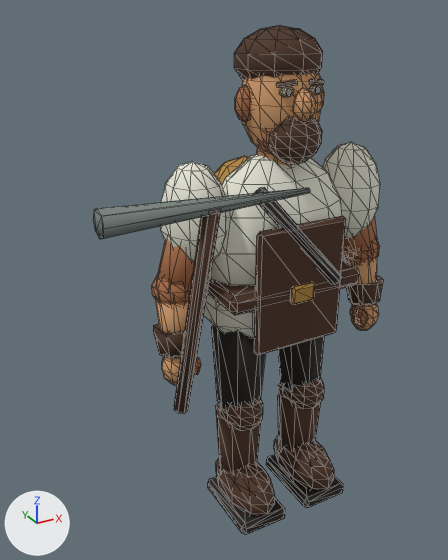
The glTF model public/assets/miner.glb as it was, and as the next commit left it.
Camera for both pictures: a 50 mm lens placed at (-1.21, -1.806, 1.929), pointed at (-0.182, 0.063, 0.994). The axes (+X, +Y, +Z) are drawn at lower left. The lights are the same throughout. The first picture is the older version. Mesh edges are drawn as thin lines. Vertices at exactly the same position are counted once.

Before the edit, the objects in view are built like this:
```python
me_sphere = bpy.data.meshes.new('Sphere')
me_sphere.from_pydata(...)  # 1714 vertices, 3240 faces; spans x -0.76..0.51, y -0.36..0.37, z 0.01..1.88
# faces by material slot: [528, 2712]
me_sphere.materials.append(mat_team_cloth)  # picture img_tabletop_palette
me_sphere.materials.append(mat_painted_palette)  # picture img_tabletop_palette
ob_miner_painted_model = bpy.data.objects.new('Miner painted model', me_sphere)
ob_miner_painted_model.location = (0.0, 0.0, 0.0)
```
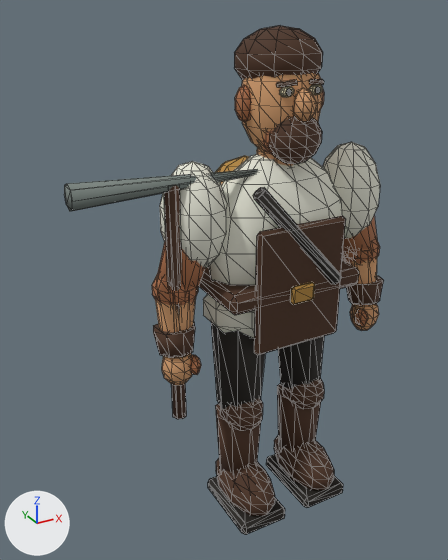
Where the change shows, as pixel boxes (x1, y1, x2, y2) in the pictures (448 x 560 px; the box of a moved part takes in the faces that stretch with it):
'Miner painted model', reshaped (10% wider): before (93, 26, 384, 534); after (64, 26, 384, 534)
part 1 of me_sphere, added (brown): after (164, 185, 186, 419)
part 2 of me_sphere, moved or reshaped: before (93, 188, 310, 239); after (64, 169, 258, 211)
part 3 of me_sphere, deleted: before (174, 210, 221, 414)

Patch to the scene script:
```diff
--- a/public/assets/miner.glb.py
+++ b/public/assets/miner.glb.py
@@ me_sphere @@
 # used by ob_miner_painted_model
-me_sphere.from_pydata(...)  # 1714 vertices, 3240 faces; spans x -0.76..0.51, y -0.36..0.37, z 0.01..1.88
+me_sphere.from_pydata(...)  # 1714 vertices, 3240 faces; spans x -0.76..0.51, y -0.24..0.37, z 0.01..1.88
+# me_sphere part 1: a new loose piece, an 8-sided cylinder along z spanning x -0.457..-0.403, y -0.072..-0.018, z 0.54..1.42, in mat_painted_palette (picture img_tabletop_palette)
+# me_sphere part 2: the loose piece of 16 vertices spanning x -0.76..-0.1, y -0.36..-0.28, z 1.38..1.46 is moved by (0.0, 0.28, 0.0)
+# me_sphere part 3: the loose piece of 16 vertices spanning x -0.46..-0.4, y -0.35..-0.03, z 0.57..1.43 is deleted
+# other edits to the shape of me_sphere do not show in these pictures
 me_sphere.materials.append(mat_team_cloth)
```
